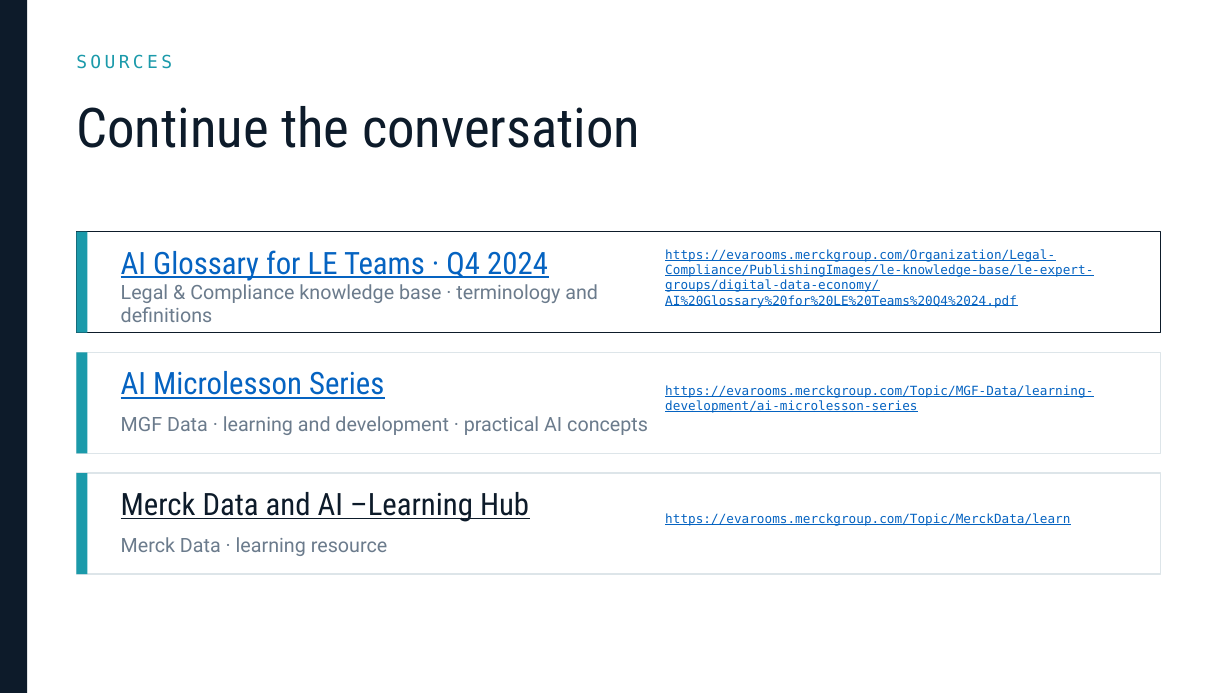
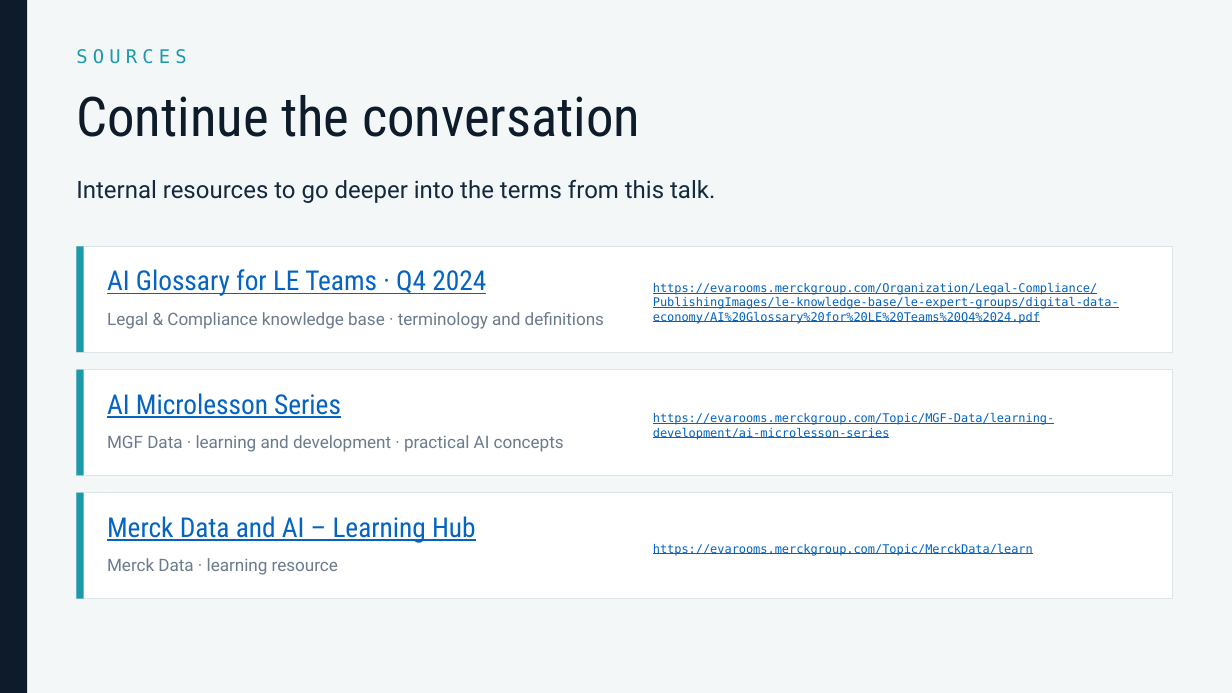
Before and after one commit to lukasroedl/ai-terminology-hell, a slide deck: slide 37 of ai-terminology-hell.pptx (slide 35 before the commit). Drawn at 1232x693 pixels with LibreOffice and Linux fonts; fonts in the diff are those of the drawing. Boxes give left, top, right and bottom in pixels: in the first picture for what was removed or moved away, otherwise in the second. Text is boxed around its words. In the diff, an @@ line names an element or a change of style, - is before the commit and + after.

```diff
--- a/ai-terminology-hell.pptx
+++ b/ai-terminology-hell.pptx
@@ background #FFFFFF to #F4F7F8 @@
@@ text "SOURCES" at (76,49,186,64): size 10.5 to 11 pt, letter spacing 2 to 3 pt; vertical alignment middle to top @@
@@ text "Continue the conversation" at (76,95,640,137): vertical alignment middle to top @@
@@ text added at (76,179,715,203), 14 pt, text #14293D @@
+Internal resources to go deeper into the terms from this talk.
@@ rectangle: place and size @@
-rectangle at (76,232,87,333)
+rectangle at (76,246,84,352)
@@ rectangle: place and size @@
-rectangle at (76,232,1161,333)
+rectangle at (76,246,1173,352)
@@ rectangle at (76,246,1173,352): fill none to #FFFFFF; outline #0D1B2A 0.75 pt to #DDE5E9 0.75 pt @@
@@ text "AI Glossary for LE Teams ...": place and size @@
-text "AI Glossary for LE Teams ..." at (121,250,548,281)
+text "AI Glossary for LE Teams ..." at (107,269,486,296)
@@ text "AI Glossary for LE Teams ..." at (107,269,486,296): size 18 to 16 pt; vertical alignment middle to top @@
@@ text "https://evarooms.merckgroup.com/Organization/Legal-Complianc ...": place and size @@
-text "https://evarooms.merckgroup.com/Organization/Legal-Complianc ..." at (665,249,1093,308)
+text "https://evarooms.merckgroup.com/Organization/Legal-Complianc ..." at (653,282,1119,324)
@@ text "Legal & Compliance knowledge base ...": place and size @@
-text "Legal & Compliance knowledge base ..." at (121,284,598,322)
+text "Legal & Compliance knowledge base ..." at (107,312,604,329)
@@ rectangle: place and size @@
-rectangle at (76,352,1161,453)
+rectangle at (76,370,1173,476)
@@ rectangle: place and size @@
-rectangle at (76,352,87,453)
+rectangle at (76,370,84,476)
@@ text "AI Microlesson Series" at (107,393,341,418): size 18 to 16 pt; vertical alignment middle to top @@
@@ text "AI Microlesson Series": place and size @@
-text "AI Microlesson Series" at (121,371,384,399)
+text "AI Microlesson Series" at (107,393,341,418)
@@ text "https://evarooms.merckgroup.com/Topic/MGF-Data/learning-deve ...": place and size @@
-text "https://evarooms.merckgroup.com/Topic/MGF-Data/learning-deve ..." at (665,385,1093,413)
+text "https://evarooms.merckgroup.com/Topic/MGF-Data/learning-deve ..." at (653,413,1054,440)
@@ text "MGF Data · learning and ...": place and size @@
-text "MGF Data · learning and ..." at (121,416,648,435)
+text "MGF Data · learning and ..." at (107,435,564,452)
@@ rectangle: place and size @@
-rectangle at (76,473,1161,574)
+rectangle at (76,493,1173,599)
@@ rectangle: place and size @@
-rectangle at (76,473,87,574)
+rectangle at (76,493,84,599)
@@ text "Merck Data and AI – ..." at (107,516,476,543): vertical alignment middle to top @@
@@ text at (107,516,476,543): text changed; size 18 to 16 pt; text colour #0D1B2A to #0563C1 @@
-Merck Data and AI –Learning Hub
+Merck Data and AI – Learning Hub
@@ size 7.4 to 7 pt in 3 elements at (653,282,1119,324), (653,413,1054,440), (653,543,1033,556) @@
@@ text "https://evarooms.merckgroup.com/Topic/MerckData/learn": place and size @@
-text "https://evarooms.merckgroup.com/Topic/MerckData/learn" at (665,513,1070,526)
+text "https://evarooms.merckgroup.com/Topic/MerckData/learn" at (653,543,1033,556)
@@ size 11.5 to 10 pt; vertical alignment middle to top in 3 elements at (107,312,604,329), (107,435,564,452), (107,558,338,575) @@
@@ text "Merck Data · learning resource": place and size @@
-text "Merck Data · learning resource" at (121,537,387,556)
+text "Merck Data · learning resource" at (107,558,338,575)
```
Also in this commit, not shown: 3 other slides changed, 11 slides added, 9 slides removed, 20 other files.
